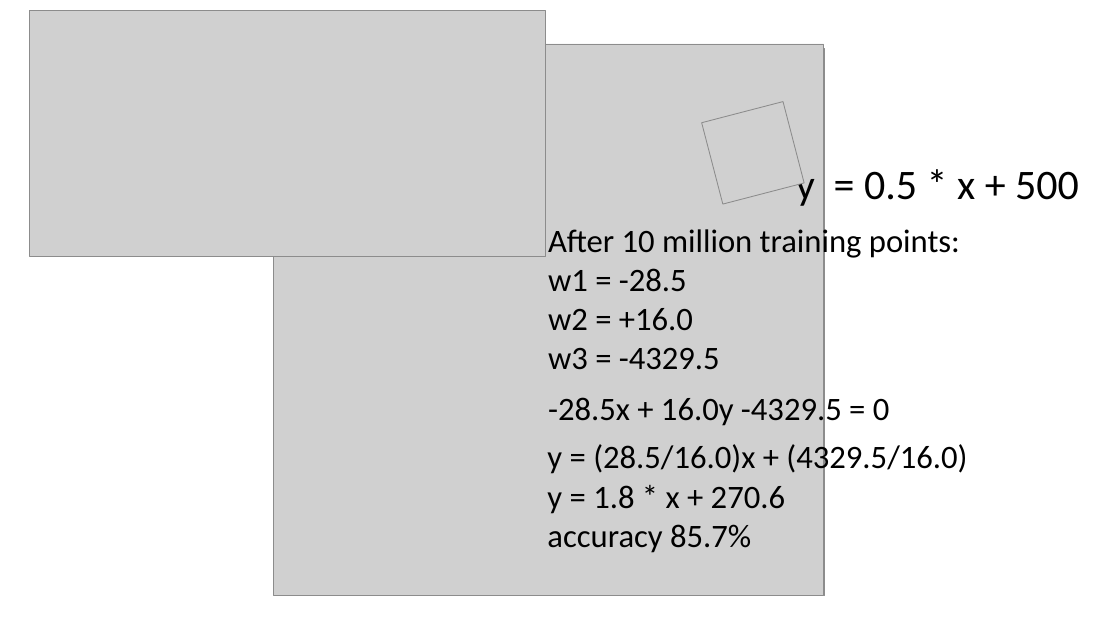
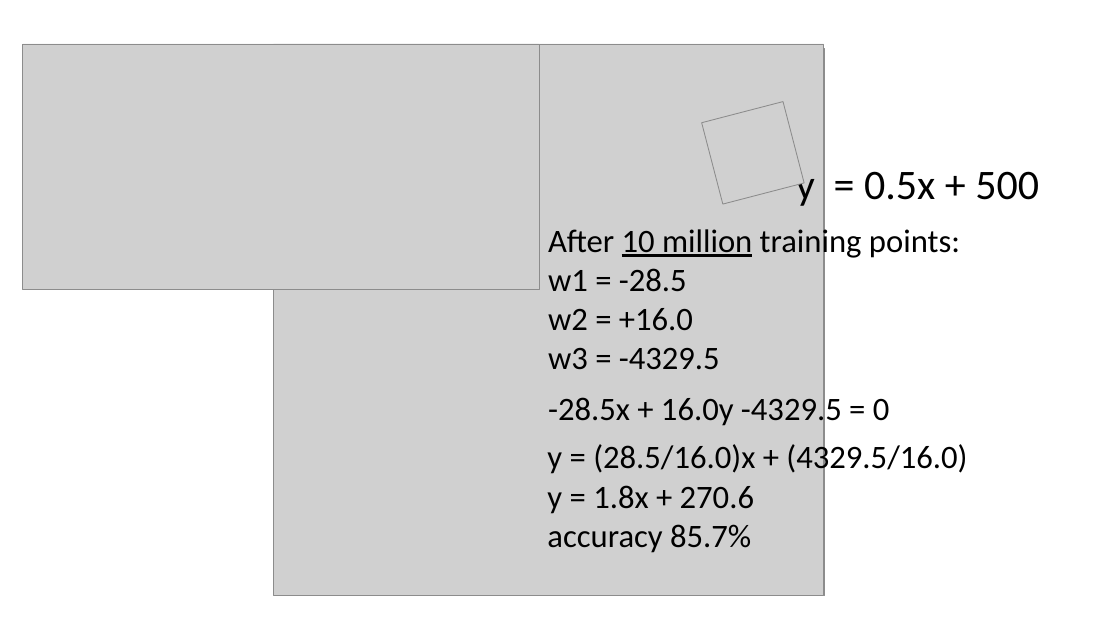
Before and after one commit to mdcramer/Simple-Perceptron-Network, a slide deck: slide 9 of Simple Perceptron Networks.pptx. Drawn at 1120x630 pixels with LibreOffice and Linux fonts; fonts in the diff are those of the drawing; grey boxes stand for pictures. Boxes give left, top, right and bottom in pixels: in the first picture for what was removed or moved away, otherwise in the second. Text is boxed around its words. In the diff, an @@ line names an element or a change of style, - is before the commit and + after.

Commit message:
more slides and minor code tweaks
minor changes to code. reduced some training loops to 1000 examples. altered some training loops to use network() as opposed to feed_forward(). many new slides in presentation.

```diff
--- a/Simple Perceptron Networks.pptx
+++ b/Simple Perceptron Networks.pptx
@@ picture: place and size @@
-picture at [29,11,546,257]
+picture at [23,44,539,290]
@@ text at [796,164,1039,206]: text changed @@
-y = 0.5 * x + 500
+y = 0.5x + 500
@@ text at [548,225,960,260]: underline on in "10 million" @@
@@ text at [547,485,754,514]: text changed @@
-y = 1.8 * x + 270.6
+y = 1.8x + 270.6
```
Also in this commit, not shown: 5 other slides changed, 11 slides added, 1 other file.
